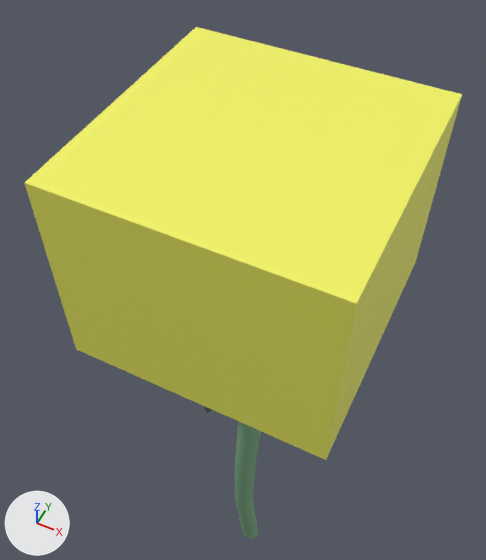
Two versions of the FBX model Assets/Models/Flowers/YellowRose_Low.fbx, one commit apart.
Camera for both pictures: a 50 mm lens placed at (0.0187, -0.0402, 0.0933), pointed at (-0.0063, 0.0098, 0.0308). Lighting does not change. The marker at lower left points along +X, +Y and +Z. Where no turn or scale is listed for an object, it has been applied to the vertices.

Names of what the first picture shows: 'YellowRose_Low'.
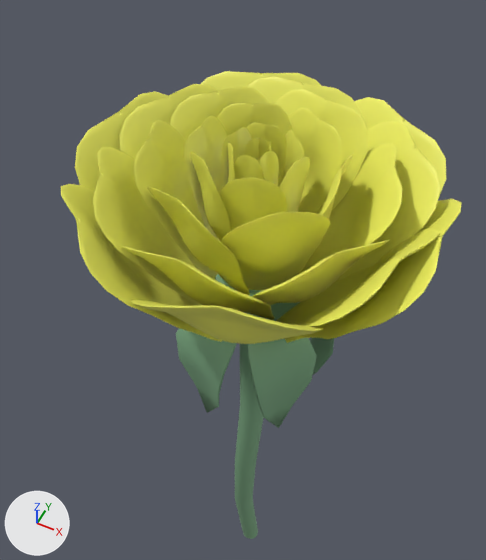
Boxes [x1, y1, x2, y2] around the edits, measured in the pictures (486 x 560 px; the box of a moved part takes in the faces that stretch with it):
'YellowRose_Low', reshaped, moved (8% narrower, 9% shorter): before [24, 27, 462, 539]; after [61, 71, 462, 539]
part 1 of me_mesh, moved or reshaped: before [204, 406, 212, 413]; after [176, 328, 237, 413]
part 2 of me_mesh, moved or reshaped (not visible before): after [247, 338, 317, 428]
part 3 of me_mesh, moved or reshaped (not visible before): after [310, 338, 334, 375]
part 4 of me_mesh, moved or reshaped: before [235, 421, 261, 539]; after [215, 274, 300, 539]
part 5 of me_mesh, built on: before [24, 27, 462, 460]; after [61, 71, 462, 344]

Edits to the bpy script that builds the scene:
```text
Change me_mesh:
    used by ob_yellowrose_low; location = (0.0, 0.0, 0.0206)
    remove me_mesh.from_pydata(...)  # 507 vertices, 584 faces; spans x -0.013..0.013, y -0.013..0.013, z -0.0404..0.0404
    add me_mesh.from_pydata(...)  # 13309 vertices, 14088 faces; spans x -0.0163..0.0163, y -0.0164..0.0164, z -0.0401..0.0401
    me_mesh part 1: the loose piece of 77 vertices spanning x -0.0062..0.0008, y -0.0082..-0.0021, z 0.0057..0.0213 is moved by (0.0, -0.0001, 0.0003)
    me_mesh part 2: the loose piece of 77 vertices spanning x 0.001..0.0077, y -0.0077..-0.0007, z 0.0057..0.0213 is moved by (0.0, -0.0001, 0.0003)
    me_mesh part 3: the loose piece of 77 vertices spanning x 0.0017..0.0084, y -0.0003..0.0068, z 0.0057..0.0213 is moved by (0.0, -0.0001, 0.0003)
    me_mesh part 4: the loose piece of 114 vertices spanning x -0.0059..0.0059, y -0.0059..0.0059, z -0.0404..0.0234 is moved by (0.0, -0.0001, 0.0003)
    me_mesh part 5: 8 vertices removed from x -0.013..0.013, y -0.013..0.013, z 0.0196..0.0404; 12810 vertices added at x -0.0163..0.0163, y -0.0164..0.0164, z 0.0192..0.0401
Change ob_yellowrose_low:
    ob_yellowrose_low.location: (0.0, 0.0, 0.0206) -> (0.0, 0.0001, 0.0203)
```
